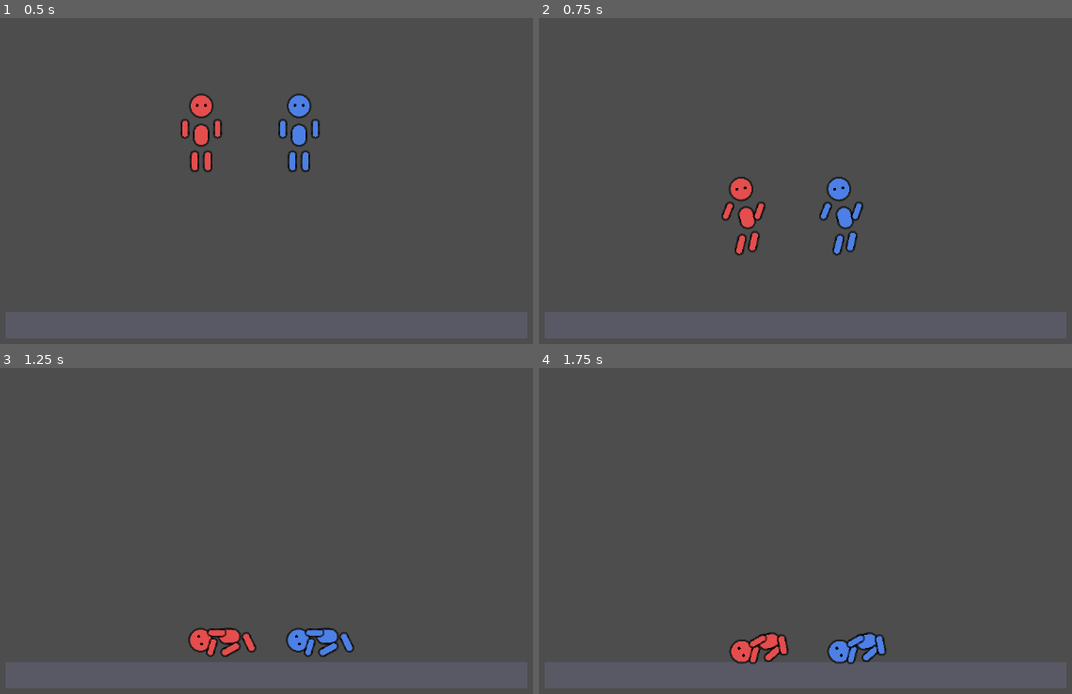
Above: before the commit, frames 1-4 (two rows, left to right).
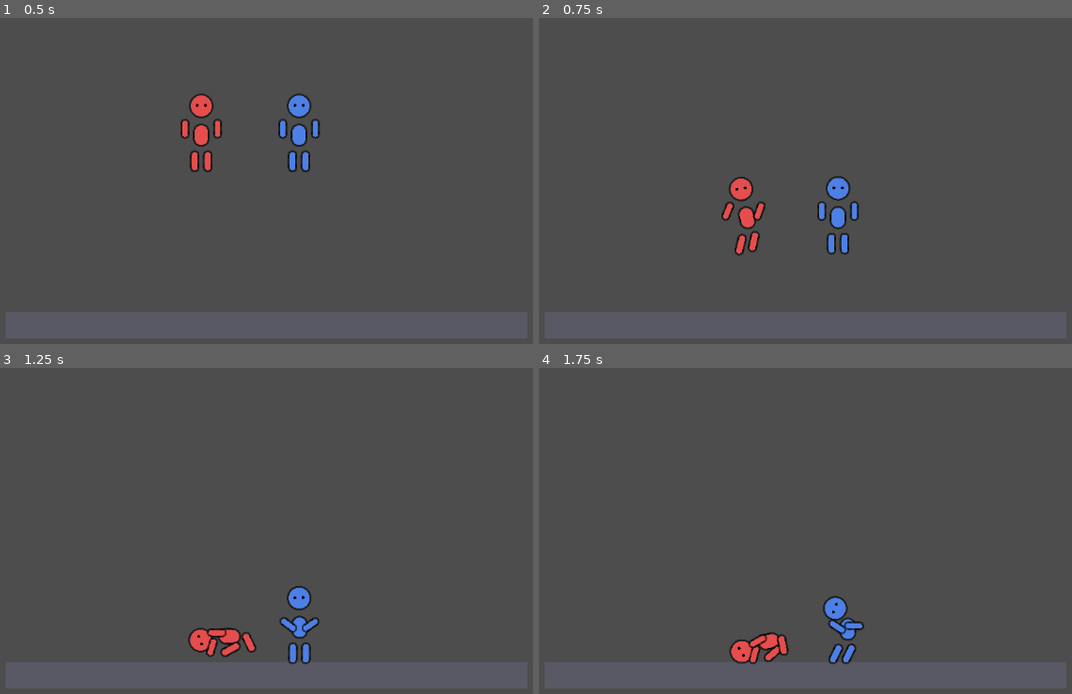
Above: after the commit, the same moments.

Repository: insukimee/-
Game: Godot game, scene res://scenes/Main.tscn
Two runs of this game, one before a commit and one after it. Both use one fixed random seed, a clock stepped at 60 frames per second and the inputs below.
Inputs (mouse positions are in pixels of both pictures, inside the frame that each line leads up to):
- Up to frame 1 (0.5 s): no input
- Up to frame 2 (0.75 s): move the mouse to (970, 174) at 0.52 s; hold D (move_right, bound only before the commit) from 0.53 s (still down); hold Shift (grab, bound only before the commit) from 0.53 s (still down)
- Up to frame 3 (1.25 s): keep holding D (move_right, bound only before the commit); keep holding Shift (grab, bound only before the commit); tap Space (jump, bound only before the commit) at 0.77, 1.07 s; click (431, 524) at 0.8 s
- Up to frame 4 (1.75 s): move the mouse to (656, 566) at 1.27 s; release D (move_right, bound only before the commit) at 1.28 s; release Shift (grab, bound only before the commit) at 1.28 s; hold A (move_left, bound only before the commit) from 1.28 s (still down); click (656, 566) at 1.35 s; tap Space (jump, bound only before the commit) at 1.52, 1.55 s

Frame 1 is identical in both runs. In frame 2, 0.8% of the frame differs, in the area x 52-61%, y 48-73%; in frame 3, 1.4%, in the area x 52-67%, y 66-91%; in frame 4, 1.2%.

Commit message:
Add M2: local 2-player input separation
Split the single input map into p1_*/p2_* action sets in
project.godot (1P: WASD+Space+LShift+click, 2P: arrows+Enter+
RShift+/), and have Player.gd pick its action names from device_id
(0 -> p1, 1 -> p2) so two locally-spawned ragdolls now respond to
independent key sets instead of both reacting to the same input.

Diff:
--- a/project.godot
+++ b/project.godot
@@ -22,28 +22,53 @@
 
 [input]
 
-move_left={
+p1_move_left={
 "deadzone": 0.5,
 "events": [Object(InputEventKey,"physical_keycode":65,"pressed":false,"echo":false)
 ]
 }
-move_right={
+p1_move_right={
 "deadzone": 0.5,
 "events": [Object(InputEventKey,"physical_keycode":68,"pressed":false,"echo":false)
 ]
 }
-jump={
+p1_jump={
 "deadzone": 0.5,
 "events": [Object(InputEventKey,"physical_keycode":32,"pressed":false,"echo":false)
 ]
 }
-grab={
+p1_grab={
 "deadzone": 0.5,
-"events": [Object(InputEventKey,"physical_keycode":4194325,"pressed":false,"echo":false)
+"events": [Object(InputEventKey,"physical_keycode":4194325,"location":1,"pressed":false,"echo":false)
 ]
 }
-push={
+p1_push={
 "deadzone": 0.5,
 "events": [Object(InputEventMouseButton,"button_index":1,"pressed":false,"canceled":false,"double_click":false)
 ]
 }
+p2_move_left={
+"deadzone": 0.5,
+"events": [Object(InputEventKey,"physical_keycode":4194319,"pressed":false,"echo":false)
+]
+}
+p2_move_right={
+"deadzone": 0.5,
+"events": [Object(InputEventKey,"physical_keycode":4194321,"pressed":false,"echo":false)
+]
+}
+p2_jump={
+"deadzone": 0.5,
+"events": [Object(InputEventKey,"physical_keycode":4194309,"pressed":false,"echo":false)
+]
+}
+p2_grab={
+"deadzone": 0.5,
+"events": [Object(InputEventKey,"physical_keycode":4194325,"location":2,"pressed":false,"echo":false)
+]
+}
+p2_push={
+"deadzone": 0.5,
+"events": [Object(InputEventKey,"physical_keycode":47,"pressed":false,"echo":false)
+]
+}
--- a/scripts/Player.gd
+++ b/scripts/Player.gd
@@ -91,11 +91,15 @@
 	_handle_movement()
 	_check_grounded()
 
+func _action(action_name: String) -> String:
+	# device_id 0 = 1P 입력 스킴, 1 = 2P 입력 스킴 (project.godot의 p1_*/p2_* 액션)
+	return "p%d_%s" % [device_id + 1, action_name]
+
 func _handle_movement() -> void:
 	var dir := Vector2.ZERO
-	if Input.is_action_pressed("move_left"):
+	if Input.is_action_pressed(_action("move_left")):
 		dir.x -= 1
-	if Input.is_action_pressed("move_right"):
+	if Input.is_action_pressed(_action("move_right")):
 		dir.x += 1
 
 	if dir.length() > 0:
@@ -104,13 +108,13 @@
 		leg_l.apply_central_force(dir.normalized() * move_force * 0.3)
 		leg_r.apply_central_force(dir.normalized() * move_force * 0.3)
 
-	if Input.is_action_just_pressed("jump") and is_grounded:
+	if Input.is_action_just_pressed(_action("jump")) and is_grounded:
 		torso.apply_central_impulse(Vector2(0, -jump_impulse))
 
-	if Input.is_action_just_pressed("push"):
+	if Input.is_action_just_pressed(_action("push")):
 		_push_nearby()
 
-	if Input.is_action_pressed("grab"):
+	if Input.is_action_pressed(_action("grab")):
 		_try_grab()
 	else:
 		_release_grab()
Not shown, changed: GAME_README.md
